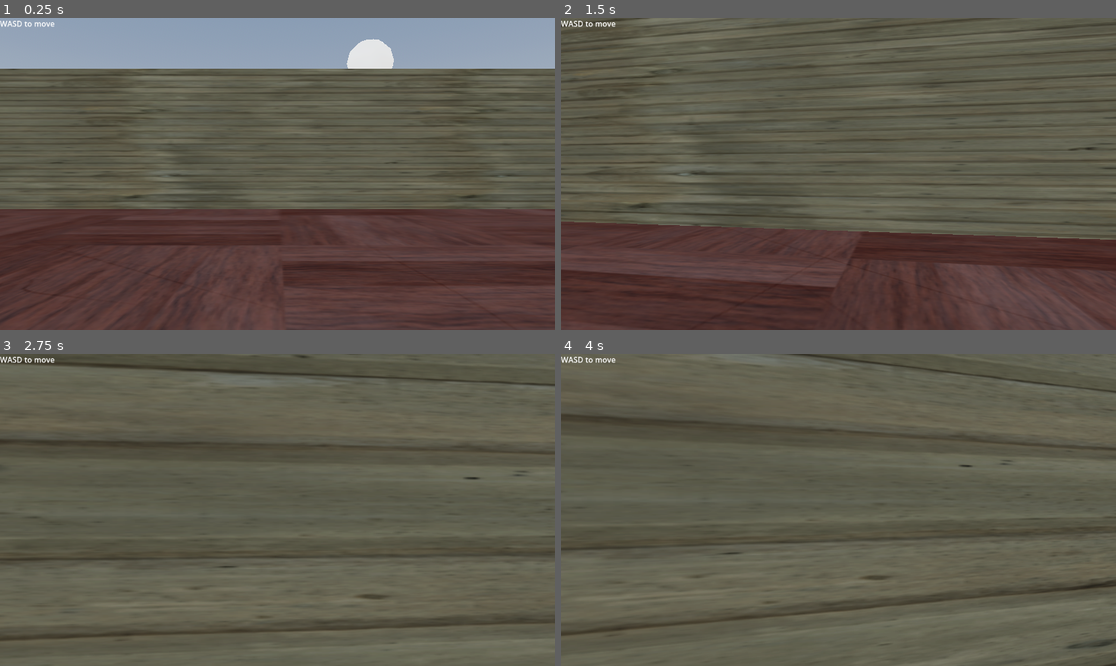
Above: before the commit, frames 1-4 (two rows, left to right).
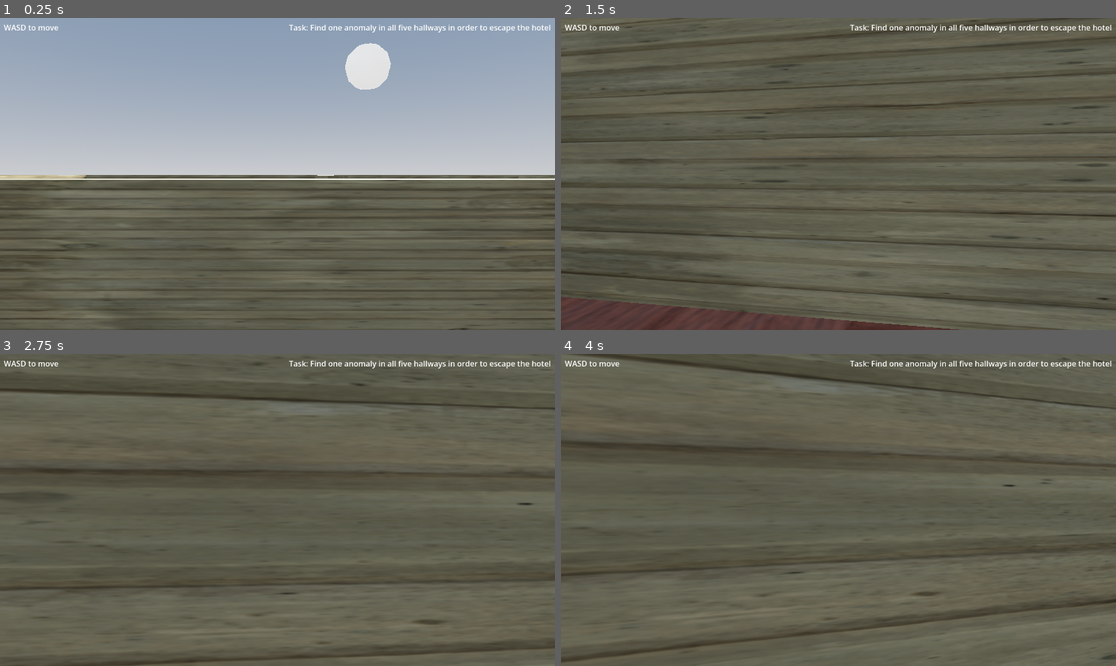
Above: after the commit, the same moments.

Repository: lanceabellanosa/LANCE-S-GODOT-PROJECT
Game: Godot game, scene res://scenes/world.tscn
Same seed, same stepped clock (60 frames per second), same inputs: the game is played once before the commit and once after it.
Inputs (mouse positions are in pixels of both pictures, inside the frame that each line leads up to):
- Up to frame 1 (0.25 s): no input
- Up to frame 2 (1.5 s): tap Enter (ui_accept) at 0.5, 0.77 s; move the mouse to (866, 174) at 0.52 s; hold T (Forward) from 0.53 s (still down); move the mouse to (810, 174) at 1.27 s
- Up to frame 3 (2.75 s): keep holding T (Forward); tap Enter (ui_accept) at 1.52 s; move the mouse to (288, 503) at 2.02 s
- Up to frame 4 (4 s): keep holding T (Forward); move the mouse to (832, 516) at 2.77 s; tap Enter (ui_accept) at 3.02, 3.77 s; move the mouse to (877, 513) at 3.52 s

The runs differ from the first frame. In frame 1, 69% of the frame differs, in the area x 0-100%, y 0-100%; in frame 2, 31%; in frame 3, 13%; in frame 4, 13%.
Error after the commit: Invalid access to property or key 'chan' on a base object of type 'SceneTree'. (res://scripts/player.gd:81)

Commit message:
godot files

Diff:
--- /dev/null
+++ b/scenes/question_1.tscn
@@ -0,0 +1,31 @@
+[gd_scene format=3 uid="uid://smncktxf54ec"]
+
+[ext_resource type="Script" uid="uid://56xhvysgmqqa" path="res://scripts/question_1.gd" id="1_jspf7"]
+
+[node name="Question 1" type="Node2D" unique_id=1607478674]
+script = ExtResource("1_jspf7")
+
+[node name="Label" type="Label" parent="." unique_id=1799999668]
+offset_left = 64.0
+offset_top = 176.0
+offset_right = 1088.0
+offset_bottom = 224.0
+text = "Have you found an anomaly in Floor 5?"
+horizontal_alignment = 1
+vertical_alignment = 1
+
+[node name="Button" type="Button" parent="." unique_id=1354886681]
+offset_left = 336.0
+offset_top = 320.0
+offset_right = 432.0
+offset_bottom = 344.0
+text = "Yes"
+
+[node name="Button2" type="Button" parent="." unique_id=1127304459]
+offset_left = 720.0
+offset_top = 320.0
+offset_right = 816.0
+offset_bottom = 351.0
+text = "No"
+
+[connection signal="pressed" from="Button" to="." method="_on_button_pressed"]
--- a/scenes/world.tscn
+++ b/scenes/world.tscn
@@ -75,6 +75,26 @@
 [sub_resource type="ConcavePolygonShape3D" id="ConcavePolygonShape3D_7r4gi"]
 data = PackedVector3Array(-0.5, -2, 8.974287, -0.5, -2, -8.974287, -0.5, 2, -8.974287, 0.5, -2, -8.974287, -0.5, -2, -8 …(608 unchanged characters)…
 
+[sub_resource type="BoxMesh" id="BoxMesh_k0juu"]
+size = Vector3(2, 2, 1)
+
+[sub_resource type="StandardMaterial3D" id="StandardMaterial3D_7r4gi"]
+albedo_color = Color(0.2869472, 0.28246158, 1.4439226e-07, 1)
+
+[sub_resource type="BoxMesh" id="BoxMesh_7r4gi"]
+material = SubResource("StandardMaterial3D_7r4gi")
+size = Vector3(0.5, 2.5, 1)
+
+[sub_resource type="StandardMaterial3D" id="StandardMaterial3D_4mrxx"]
+albedo_color = Color(0.2869472, 0.28246158, 1.4439226e-07, 1)
+
+[sub_resource type="BoxMesh" id="BoxMesh_w7kh3"]
+material = SubResource("StandardMaterial3D_4mrxx")
+size = Vector3(0.5, 2.5, 1)
+
+[sub_resource type="BoxShape3D" id="BoxShape3D_e3hyu"]
+size = Vector3(2.9892578, 2.5361938, 2.5073242)
+
 [node name="Floor 5" type="Node3D" unique_id=27969865]
 
 [node name="DirectionalLight3D" type="DirectionalLight3D" parent="." unique_id=866956028]
@@ -86,7 +106,7 @@
 environment = SubResource("Environment_k0juu")
 
 [node name="player" type="CharacterBody3D" parent="." unique_id=1572183189]
-transform = Transform3D(1, 0, 0, 0, 1, 0, 0, 0, 1, 0, 1.4285998, 14.4630165)
+transform = Transform3D(1, 0, 0, 0, 1, 0, 0, 0, 1, 0, 4.650875, 10.780979)
 script = ExtResource("1_nnsk1")
 
 [node name="MeshInstance3D" type="MeshInstance3D" parent="player" unique_id=1366885302]
@@ -277,6 +297,42 @@
 transform = Transform3D(-0.5, 0, -4.371139e-08, 0, 0.5, 0, 4.371139e-08, 0, -0.5, -8.614477, 0.54455566, 5.0418615)
 
 [node name="Label" type="Label" parent="." unique_id=187869392]
-offset_right = 132.0
-offset_bottom = 23.0
+offset_left = 8.0
+offset_top = 8.0
+offset_right = 136.0
+offset_bottom = 31.0
 text = "WASD to move"
+
+[node name="Label2" type="Label" parent="." unique_id=620480359]
+offset_left = 600.0
+offset_top = 8.0
+offset_right = 1144.0
+offset_bottom = 31.0
+text = "Task: Find one anomaly in all five hallways in order to escape the hotel"
+
+[node name="Elevator" type="Node3D" parent="." unique_id=403803290]
+transform = Transform3D(1, 0, 0, 0, 1, 0, 0, 0, 1, 0, 0, 15.921929)
+
+[node name="MeshInstance3D" type="MeshInstance3D" parent="Elevator" unique_id=15286802]
+transform = Transform3D(1, 0, 0, 0, 1, 0, 0, 0, 1, 0, 1.5024123, -0.11196518)
+mesh = SubResource("BoxMesh_k0juu")
+
+[node name="MeshInstance3D2" type="MeshInstance3D" parent="Elevator" unique_id=127786455]
+transform = Transform3D(1, 0, 0, 0, 1, 0, 0, 0, 1, 1.2271627, 1.7807279, -0.5498009)
+mesh = SubResource("BoxMesh_7r4gi")
+
+[node name="MeshInstance3D3" type="MeshInstance3D" parent="Elevator" unique_id=478326164]
+transform = Transform3D(1, 0, 0, 0, 1, 0, 0, 0, 1, -1.2661626, 1.7807279, -0.5498009)
+mesh = SubResource("BoxMesh_7r4gi")
+
+[node name="MeshInstance3D4" type="MeshInstance3D" parent="Elevator" unique_id=508716468]
+transform = Transform3D(-4.371139e-08, -1, 0, 1, -4.371139e-08, 0, 0, 0, 1, 0.05021608, 2.779172, -0.5498009)
+mesh = SubResource("BoxMesh_w7kh3")
+
+[node name="Area3D" type="Area3D" parent="Elevator" unique_id=252328897]
+
+[node name="CollisionShape3D" type="CollisionShape3D" parent="Elevator/Area3D" unique_id=1195954866]
+transform = Transform3D(1, 0, 0, 0, 1, 0, 0, 0, 1, -0.0063476563, 1.8002102, -0.7536621)
+shape = SubResource("BoxShape3D_e3hyu")
+
+[connection signal="body_entered" from="Elevator/Area3D" to="player" method="_on_area_3d_body_entered"]
--- a/scripts/player.gd
+++ b/scripts/player.gd
@@ -75,3 +75,7 @@
 	var pos = Vector3.ZERO
 	pos.y = sin(time * BOB_FREQ) * BOB_AMP
 	return pos
+
+
+func _on_area_3d_body_entered(body: Node3D) -> void:
+	get_tree().chan
--- /dev/null
+++ b/scripts/question_1.gd
@@ -0,0 +1,4 @@
+extends Node2D
+
+
+func _on_button_pressed() -> void:
Not shown, added: scripts/question_1.gd.uid
